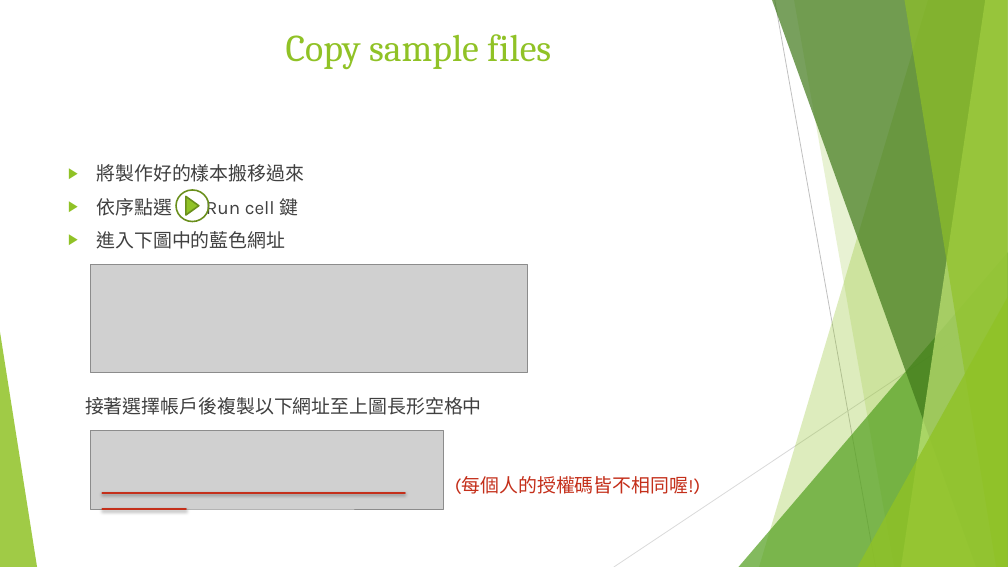
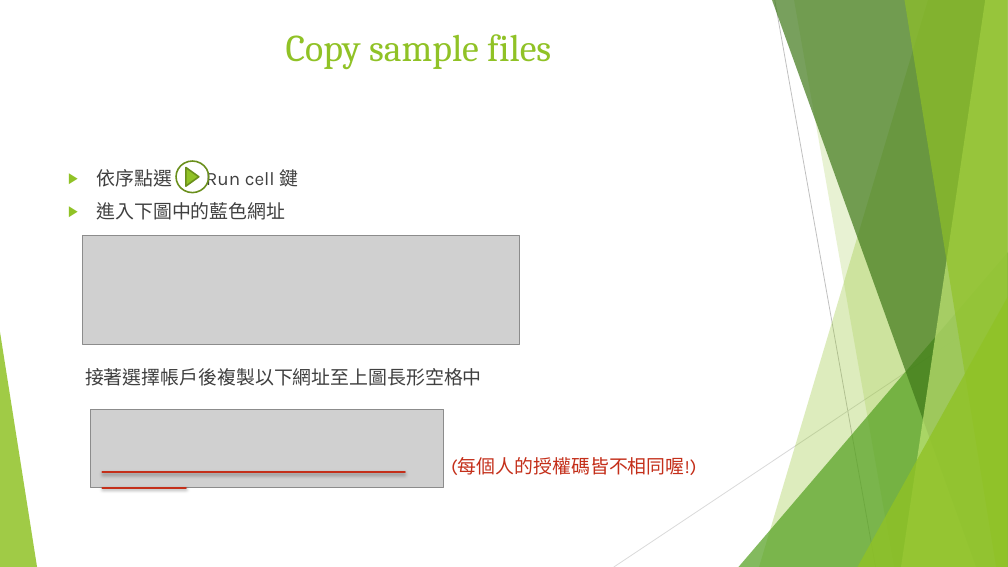
Before and after one commit to NAERSTEAM/EELAB, a slide deck: slide 2 of LAB_20200530_0_HandSignRecognition/process_of_machine_learning_for_LAB20200724_0/Colab_machine_learning(traditional_Chinese).pptx (slide 1 before the commit). Drawn at 1008x567 pixels with LibreOffice and Linux fonts; fonts in the diff are those of the drawing; grey boxes stand for pictures. Boxes give left, top, right and bottom in pixels: in the first picture for what was removed or moved away, otherwise in the second. Text is boxed around its words. In the diff, an @@ line names an element or a change of style, - is before the commit and + after.

```diff
--- a/LAB_20200530_0_HandSignRecognition/process_of_machine_learning_for_LAB20200724_0/Colab_machine_learning(traditional_Chinese).pptx
+++ b/LAB_20200530_0_HandSignRecognition/process_of_machine_learning_for_LAB20200724_0/Colab_machine_learning(traditional_Chinese).pptx
@@ text at [96, 164, 304, 182]: paragraph removed @@
-▶ 將製作好的樣本搬移過來
@@ ellipse: place and size @@
-ellipse at [176, 190, 209, 222]
+ellipse at [176, 161, 209, 193]
@@ flow chart merge: place and size @@
-flow chart merge at [186, 197, 199, 216]
+flow chart merge at [186, 167, 199, 186]
@@ picture: place and size @@
-picture at [90, 265, 527, 373]
+picture at [82, 236, 520, 344]
@@ text "(每個人的授權碼皆不相同喔!)": place and size @@
-text "(每個人的授權碼皆不相同喔!)" at [455, 476, 700, 494]
+text "(每個人的授權碼皆不相同喔!)" at [451, 457, 696, 475]
@@ 2 lines, 1 picture: place and size @@
-2 lines, 1 picture at [90, 431, 444, 510]
+2 lines, 1 picture at [90, 409, 444, 488]
```
Also in this commit, not shown: 1 slide added, 4 other files.
